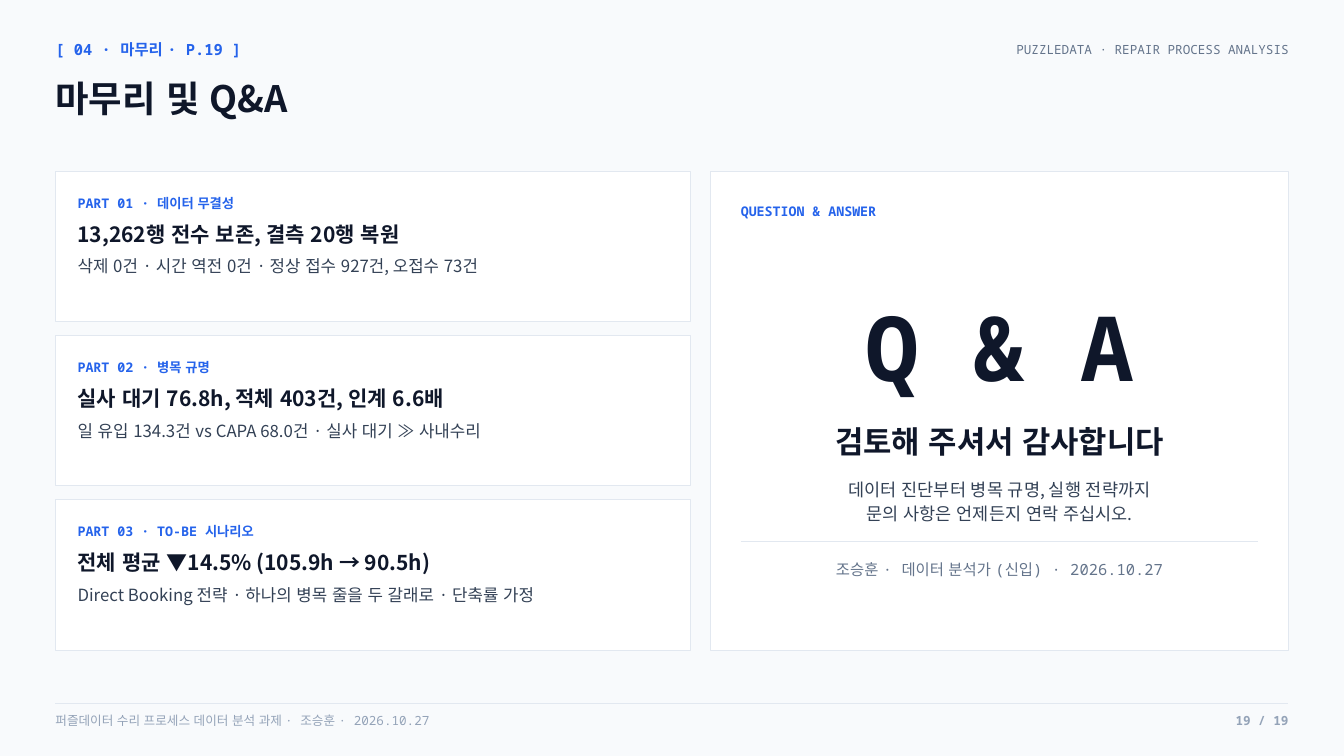
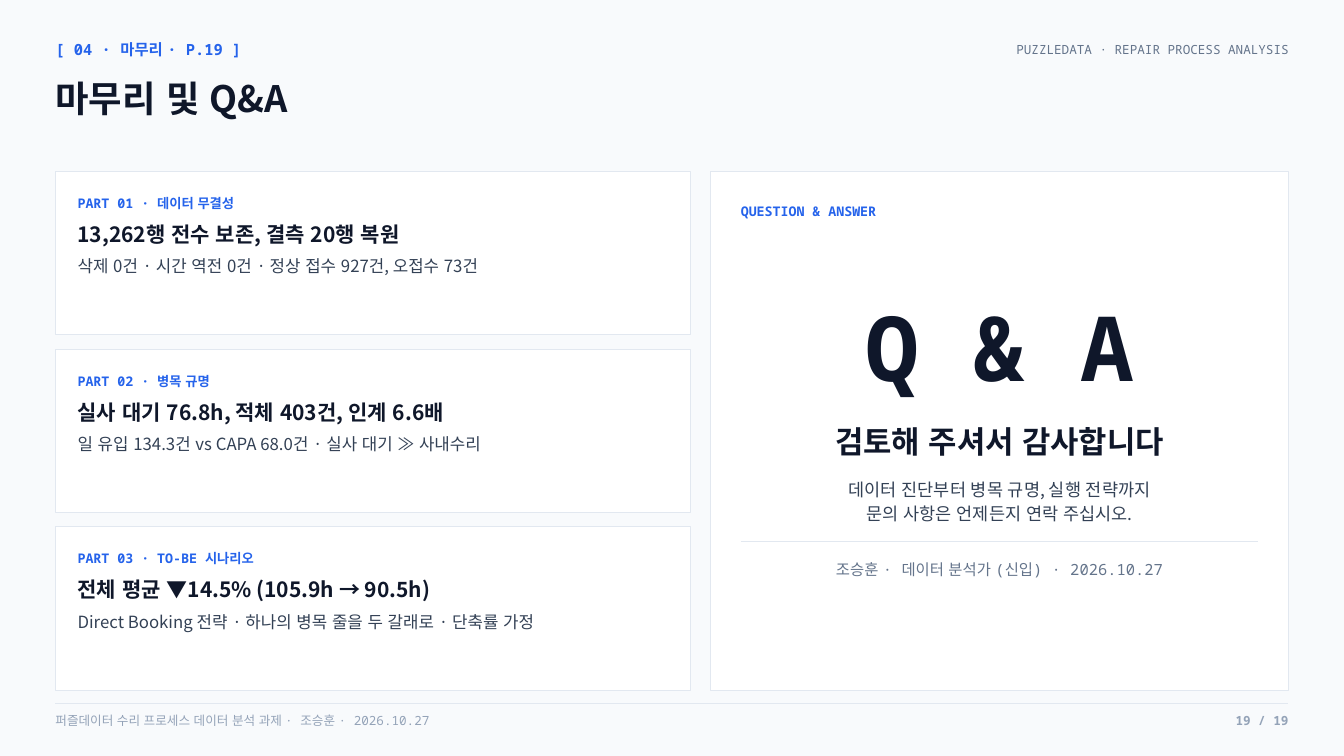
Before and after one commit to nus1245/puzzle_data, a slide deck: slide 19 of submission/puzzledata_repair_report.pptx. Drawn at 1344x756 pixels with LibreOffice and Linux fonts; fonts in the diff are those of the drawing. Boxes give left, top, right and bottom in pixels: in the first picture for what was removed or moved away, otherwise in the second. Text is boxed around its words. In the diff, an @@ line names an element or a change of style, - is before the commit and + after.

```diff
--- a/submission/puzzledata_repair_report.pptx
+++ b/submission/puzzledata_repair_report.pptx
@@ rectangle: place and size @@
-rectangle at [55, 171, 691, 322]
+rectangle at [55, 171, 691, 335]
@@ rectangle: place and size @@
-rectangle at [711, 171, 1289, 650]
+rectangle at [711, 171, 1289, 691]
@@ rectangle: place and size @@
-rectangle at [55, 336, 691, 486]
+rectangle at [55, 349, 691, 512]
@@ 3 texts: place and size @@
-3 texts at [78, 361, 481, 439]
+3 texts at [78, 375, 481, 452]
@@ rectangle: place and size @@
-rectangle at [55, 500, 691, 650]
+rectangle at [55, 527, 691, 691]
@@ text "PART 03 · TO-BE 시나리오": place and size @@
-text "PART 03 · TO-BE 시나리오" at [78, 525, 254, 538]
+text "PART 03 · TO-BE 시나리오" at [78, 552, 254, 565]
@@ text "전체 평균 ▼14.5% (105.9h → ...": place and size @@
-text "전체 평균 ▼14.5% (105.9h → ..." at [78, 552, 430, 574]
+text "전체 평균 ▼14.5% (105.9h → ..." at [78, 579, 430, 601]
@@ text "Direct Booking 전략 · 하나의 ...": place and size @@
-text "Direct Booking 전략 · 하나의 ..." at [78, 587, 534, 605]
+text "Direct Booking 전략 · 하나의 ..." at [78, 614, 534, 632]
```
Also in this commit, not shown: 5 other slides changed, 11 other files.
